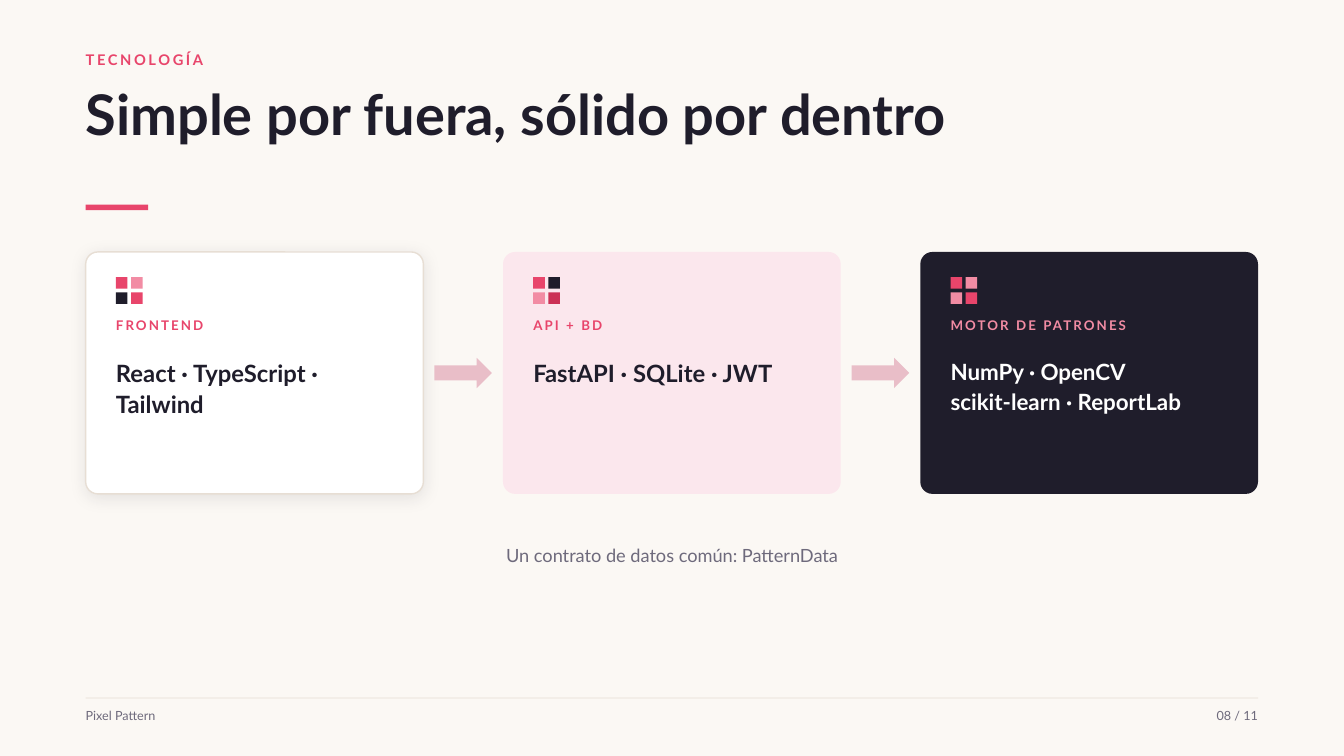
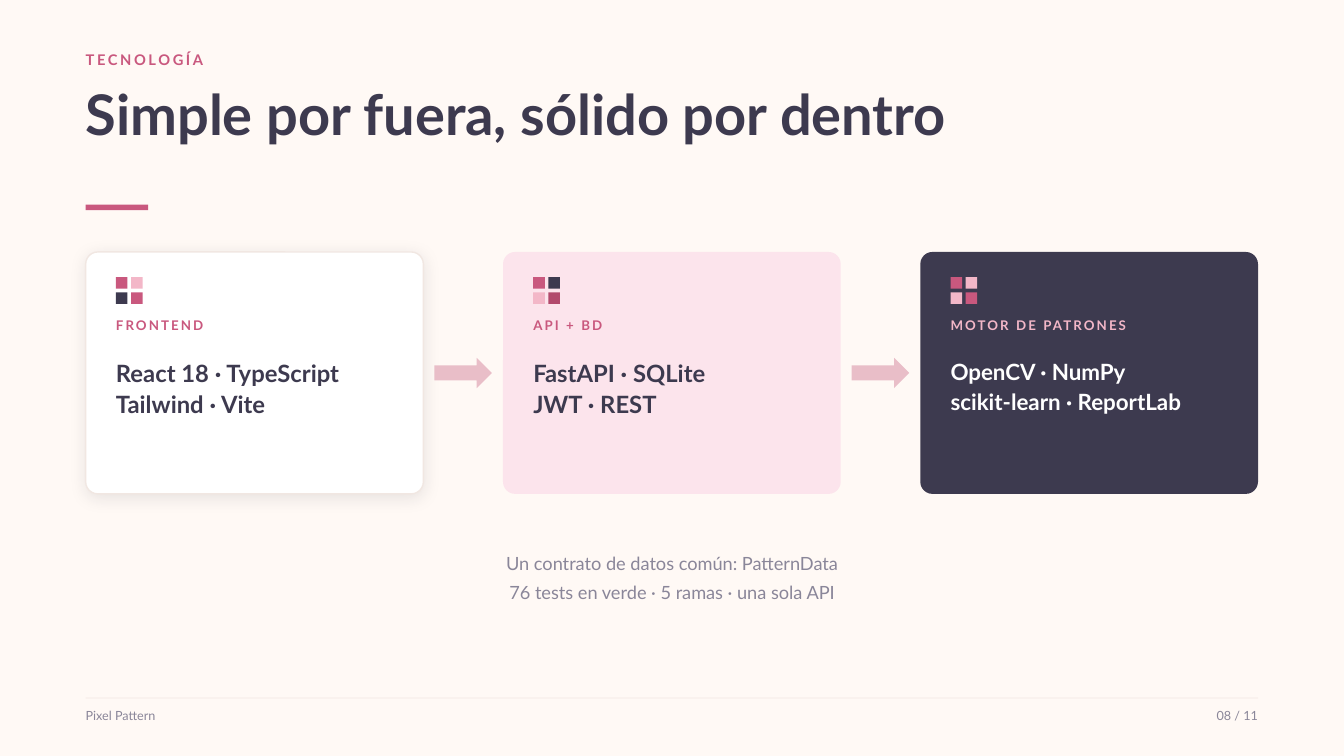
Before and after one commit to antonpayno/megan-grok, a slide deck: slide 8 of pitch/pixel-pattern-pitch.pptx. Drawn at 1344x756 pixels with LibreOffice and Linux fonts; fonts in the diff are those of the drawing. Boxes give left, top, right and bottom in pixels: in the first picture for what was removed or moved away, otherwise in the second. Text is boxed around its words. In the diff, an @@ line names an element or a change of style, - is before the commit and + after.

```diff
--- a/pitch/pixel-pattern-pitch.pptx
+++ b/pitch/pixel-pattern-pitch.pptx
@@ background #FBF8F4 to #FFF9F5 @@
@@ text "Simple por fuera, sólido por ..." at box(86, 93, 946, 145): text colour #1F1D2B to #3D3A4F @@
@@ rounded rectangle at box(86, 252, 423, 494): outline #E7DED4 1 pt to #F1E7E2 1 pt @@
@@ rounded rectangle at box(503, 252, 841, 494): fill #FBE7ED to #FCE4EC @@
@@ fill #1F1D2B to #3D3A4F in 3 elements at box(116, 292, 128, 304), box(548, 277, 561, 289), box(921, 252, 1258, 494) @@
@@ rectangle at box(548, 292, 561, 304): fill #CB3155 to #B2496C @@
@@ fill #F28CA4 to #F3B7C8 in 4 elements at box(131, 277, 143, 289), box(533, 292, 545, 304), box(966, 277, 978, 289), box(951, 292, 963, 304) @@
@@ fill #E8456B to #C9587E in 6 elements at box(86, 205, 148, 211), box(116, 277, 128, 289), box(131, 292, 143, 304), box(533, 277, 545, 289), box(951, 277, 963, 289), box(966, 292, 978, 304) @@
@@ text colour #E8456B to #C9587E in 3 elements at box(86, 52, 204, 65), box(116, 320, 203, 330), box(533, 320, 602, 330) @@
@@ text "MOTOR DE PATRONES" at box(606, 556, 626, 570): text colour #F28CA4 to #F3B7C8 @@
@@ text at box(116, 364, 339, 413): text changed; text colour #1F1D2B to #3D3A4F @@
-React · TypeScript · Tailwind
+React 18 · TypeScript
+Tailwind · Vite
@@ text at box(533, 364, 705, 413): text changed; text colour #1F1D2B to #3D3A4F @@
-FastAPI · SQLite · JWT
+FastAPI · SQLite
+JWT · REST
@@ text at box(951, 363, 1126, 384): text changed @@
-NumPy · OpenCV
+OpenCV · NumPy
@@ text at box(506, 556, 838, 570): text colour #6E6A7C to #8A8699 in "Un contrato de datos común: PatternData"; line spacing 1 to 1.35 @@
@@ text at box(509, 585, 835, 599): paragraph added @@
+76 tests en verde · 5 ramas · una sola API
@@ text "Pixel Pattern" at box(86, 711, 155, 720): text colour #6E6A7C to #8A8699 @@
@@ text "08 / 11" at box(1217, 711, 1258, 720): text colour #6E6A7C to #8A8699 @@
```
Also in this commit, not shown: 10 other slides changed, 22 other files.
